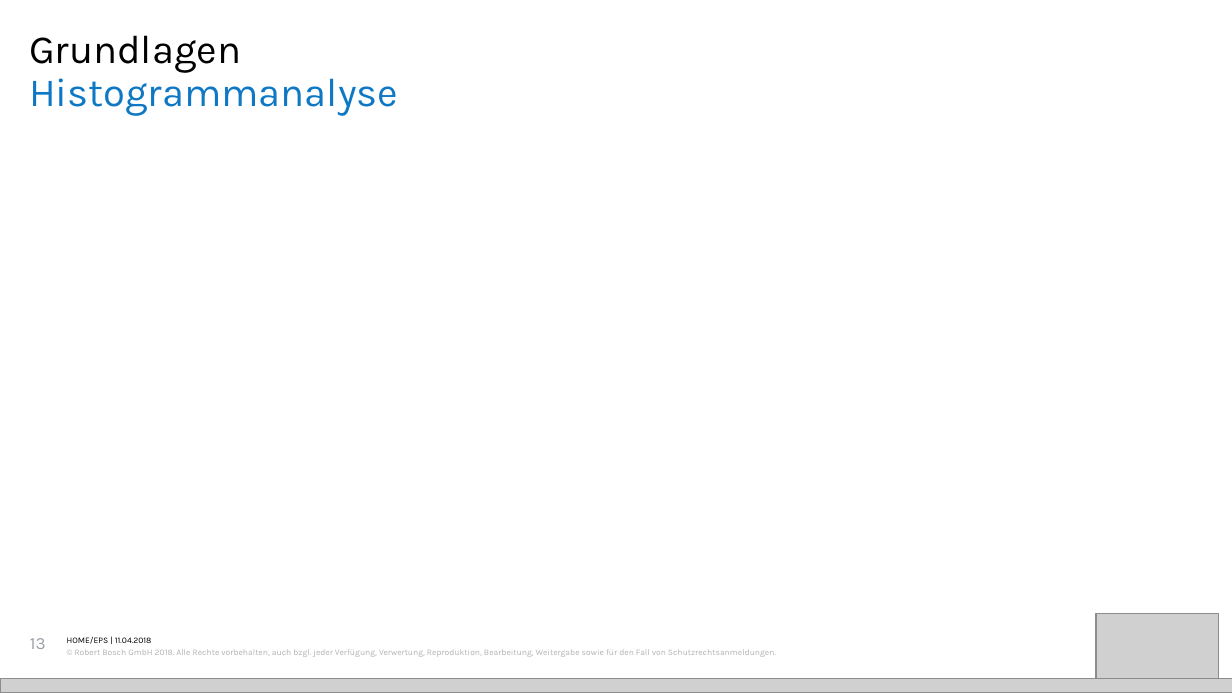
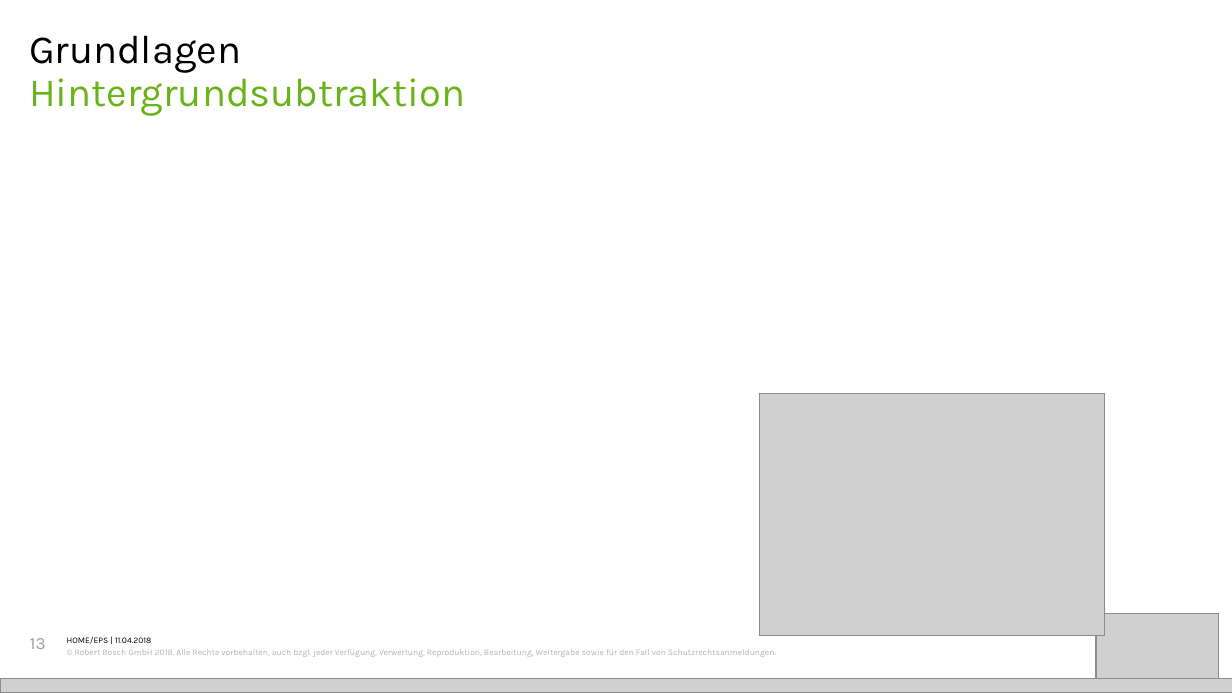
Before and after one commit to iwnfubb/MA_Doc, a slide deck: slide 13 of Präsi/Präsi.pptx. Drawn at 1232x693 pixels with LibreOffice and Linux fonts; fonts in the diff are those of the drawing; grey boxes stand for pictures; background and template pictures are left out. Boxes give left, top, right and bottom in pixels: in the first picture for what was removed or moved away, otherwise in the second. Text is boxed around its words. In the diff, an @@ line names an element or a change of style, - is before the commit and + after.

```diff
--- a/Präsi/Präsi.pptx
+++ b/Präsi/Präsi.pptx
@@ title at [29,71,465,116]: text changed; text colour #0E78C5 to #67B419 @@
-Histogrammanalyse
+Hintergrundsubtraktion
@@ picture added at [760,393,1105,636] @@
```
Also in this commit, not shown: 15 other slides changed, 1 slide added, 5 other files.
